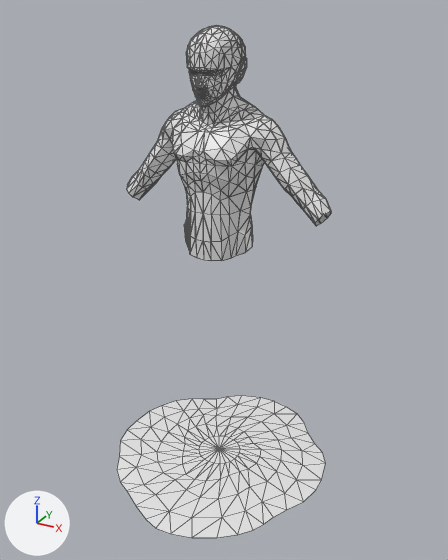
The FBX model Assets/Models/aquans.fbx: old version first, new version second.
Camera for both pictures: a 50 mm camera at (1.096, -1.941, 1.815) aimed at (0.031, -0.006, 0.847). Arrows for +X, +Y and +Z are at lower left; the lights stay in place. Mesh edges are drawn as thin lines.

Script lines for the objects in view, before the commit:
```python
mat_m_30_md1_dev156_body02 = principled_material('M_30_MD1_dev156_body02')
mat_m_30_md1_dev156_body02.base_color = (0.8, 0.8, 0.8)  # white #e7e7e7
mat_m_30_md1_dev156_body02.roughness = 0.4
mat_m_40_md1_dev156_mizutamari = principled_material('M_40_MD1_dev156_mizutamari')
mat_m_40_md1_dev156_mizutamari.base_color = (0.8, 0.8, 0.8)  # white #e7e7e7
mat_m_40_md1_dev156_mizutamari.roughness = 0.4
me_sk_dev156_md = bpy.data.meshes.new('SK_dev156.md')
me_sk_dev156_md.from_pydata(...)  # 1639 vertices, 3170 faces; spans x -0.46..0.46, y -0.5..0.48, z 0.0..1.76
# faces by material slot: [386, 1392, 1392]
me_sk_dev156_md.materials.append(mat_m_40_md1_dev156_mizutamari)  # white #e7e7e7
me_sk_dev156_md.materials.append(mat_m_20_md1_dev156_body01)  # white #e7e7e7
me_sk_dev156_md.materials.append(mat_m_30_md1_dev156_body02)  # white #e7e7e7
ob_sk_dev156_mo = bpy.data.objects.new('SK_dev156.mo', me_sk_dev156_md)
ob_sk_dev156_mo.location = (0.0, 0.0, 0.0)
```
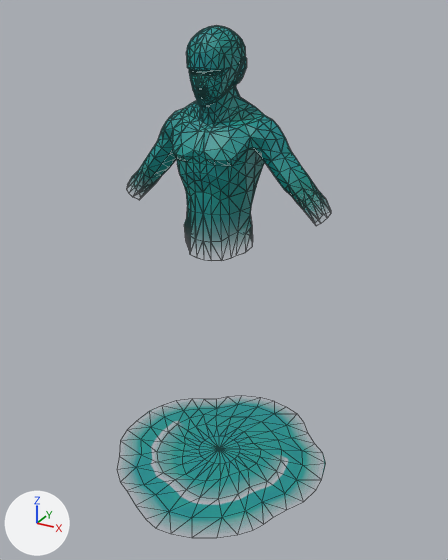
Where the change shows, as pixel boxes (x1, y1, x2, y2) in the pictures (448 x 560 px):
'SK_dev156.mo', surface changed (white to cyan)
    both: (117, 25, 331, 538)

The change, as a diff of the scene's bpy script:
```diff
--- a/Assets/Models/aquans.fbx.py
+++ b/Assets/Models/aquans.fbx.py
@@ img_t_dev156_main_d_tga @@
+img_t_dev156_main_d_tga = load_image('T_dev156_main_D.tga', '_unpacked/T_dev156_main_D.tga', 512, 512, 'sRGB')
@@ mat_m_40_md1_dev156_mizutamari @@
 mat_m_40_md1_dev156_mizutamari = principled_material('M_40_MD1_dev156_mizutamari')
-mat_m_40_md1_dev156_mizutamari.base_color = (0.8, 0.8, 0.8)  # white #e7e7e7
-mat_m_40_md1_dev156_mizutamari.roughness = 0.4
+mat_m_40_md1_dev156_mizutamari.texture = img_t_dev156_main_d_tga  # with its transparency
@@ mat_m_30_md1_dev156_body02 @@
 mat_m_30_md1_dev156_body02 = principled_material('M_30_MD1_dev156_body02')
-mat_m_30_md1_dev156_body02.base_color = (0.8, 0.8, 0.8)  # white #e7e7e7
-mat_m_30_md1_dev156_body02.roughness = 0.4
+mat_m_30_md1_dev156_body02.texture = img_t_dev156_main_d_tga  # with its transparency
```
